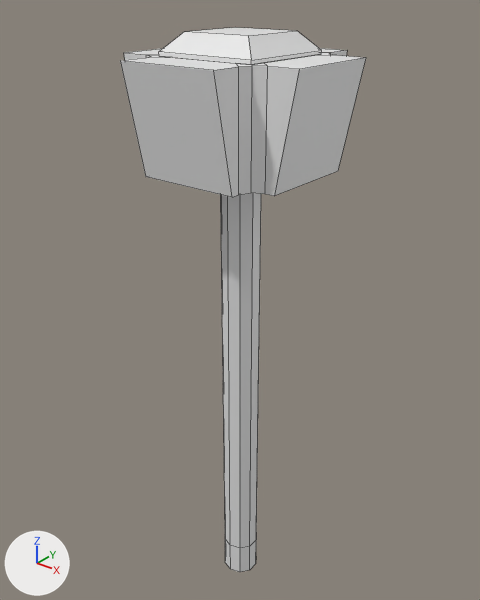
Before and after pictures for a commit that changed the Blender file modeles/Poto_tele.blend.
Before and after are seen from a 50 mm lens placed at (9.54, -11.96, 15.96), pointed at (-0.35, 0.4, 8.3). Arrows for +X, +Y and +Z are at lower left; the lights stay in place. Mesh edges are drawn as thin lines.

The scene before the commit, as lines of its bpy script (objects in view):
```python
me_cube_001 = bpy.data.meshes.new('Cube.001')
me_cube_001.from_pydata(...)  # 88 vertices, 62 faces; spans x -1.89..1.89, y -1.89..1.89, z -1.0..1.38
me_cylindre = bpy.data.meshes.new('Cylindre')
me_cylindre.from_pydata(...)  # 40 vertices, 32 faces; spans x -1.0..1.0, y -1.0..1.0, z -1.0..25.9
ob_cube = bpy.data.objects.new('Cube', me_cube_001)
ob_cube.parent = ob_cylindre
ob_cube.matrix_parent_inverse = Matrix(((2.0, 0.0, 0.0, -2.859), (0.0, 2.0, 0.0, 1.48), (0.0, 0.0, 2.0, -9.313), (0.0, 0.0, 0.0, 1.0)))
ob_cube.location = (1.429, -0.74, 17.85)
ob_cube.scale = (1.25, 1.25, 1.25)
ob_cylindre = bpy.data.objects.new('Cylindre', me_cylindre)
ob_cylindre.location = (0.0, 0.0, 0.0)
ob_cylindre.scale = (0.5, 0.5, 0.5)
```
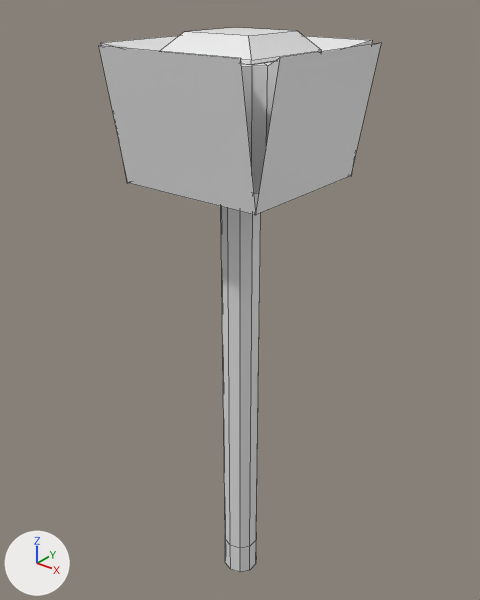
The change, as a list of edits to the scene's bpy script:
```text
Change me_cube_001:
    where me_cube_001.from_pydata(...)  # 88 vertices, 62 faces; spans x -1.89..1.89, y -1.89..1.89, z -1.0..1.38
    used by ob_cube; parent = ob_cylindre; location = (1.429, -0.74, 17.85); scale = (1.25, 1.25, 1.25)
    me_cube_001 part 1
    me_cube_001.vertices[16].co: (-1.49, -1.0, -1.0) -> (-1.49, -1.5, -1.2)  # not seen -> pixel (127, 183)
    me_cube_001.vertices[17].co: (-1.89, -1.0, 1.0) -> (-1.89, -1.5, 1.2)  # pixel (123, 52) -> pixel (100, 42)
    me_cube_001.vertices[18].co: (-1.89, 1.0, 1.0) -> (-1.89, 1.5, 1.2)
    me_cube_001.vertices[19].co: (-1.49, 1.0, -1.0) -> (-1.49, 1.5, -1.2)
    me_cube_001.vertices[20].co: (-1.0, 1.49, -1.0) -> (-1.5, 1.49, -1.2)
    me_cube_001.vertices[21].co: (-1.0, 1.89, 1.0) -> (-1.5, 1.89, 1.2)
    me_cube_001.vertices[22].co: (1.0, 1.89, 1.0) -> (1.5, 1.89, 1.2)  # pixel (347, 50) -> pixel (372, 40)
    me_cube_001.vertices[23].co: (1.0, 1.49, -1.0) -> (1.5, 1.49, -1.2)  # not seen -> pixel (351, 176)
    me_cube_001.vertices[24].co: (1.49, 1.0, -1.0) -> (1.49, 1.5, -1.2)  # pixel (338, 171) -> pixel (351, 176)
    me_cube_001.vertices[25].co: (1.89, 1.0, 1.0) -> (1.89, 1.5, 1.2)  # pixel (366, 57) -> pixel (381, 42)
    me_cube_001.vertices[26].co: (1.89, -1.0, 1.0) -> (1.89, -1.5, 1.2)  # pixel (299, 69) -> pixel (279, 57)
    me_cube_001.vertices[27].co: (1.49, -1.0, -1.0) -> (1.49, -1.5, -1.2)  # pixel (274, 196) -> pixel (255, 215)
    me_cube_001.vertices[28].co: (1.0, -1.49, -1.0) -> (1.5, -1.49, -1.2)  # pixel (232, 197) -> pixel (256, 215)
    me_cube_001.vertices[29].co: (1.0, -1.89, 1.0) -> (1.5, -1.89, 1.2)  # pixel (213, 70) -> pixel (240, 58)
    me_cube_001.vertices[30].co: (-1.0, -1.89, 1.0) -> (-1.5, -1.89, 1.2)  # pixel (120, 60) -> pixel (98, 45)
    me_cube_001.vertices[31].co: (-1.0, -1.49, -1.0) -> (-1.5, -1.49, -1.2)  # pixel (145, 176) -> pixel (127, 182)
```

Location of each change, (x1, y1, x2, y2) in pixels of the pictures (480 x 600 px; the box of a moved part takes in the faces that stretch with it):
'Cube', reshaped (15% wider, 11% taller): before (120, 27, 366, 197); after (99, 27, 381, 215)
part 1 of me_cube_001, moved or reshaped: before (120, 48, 366, 197); after (99, 36, 381, 215)
